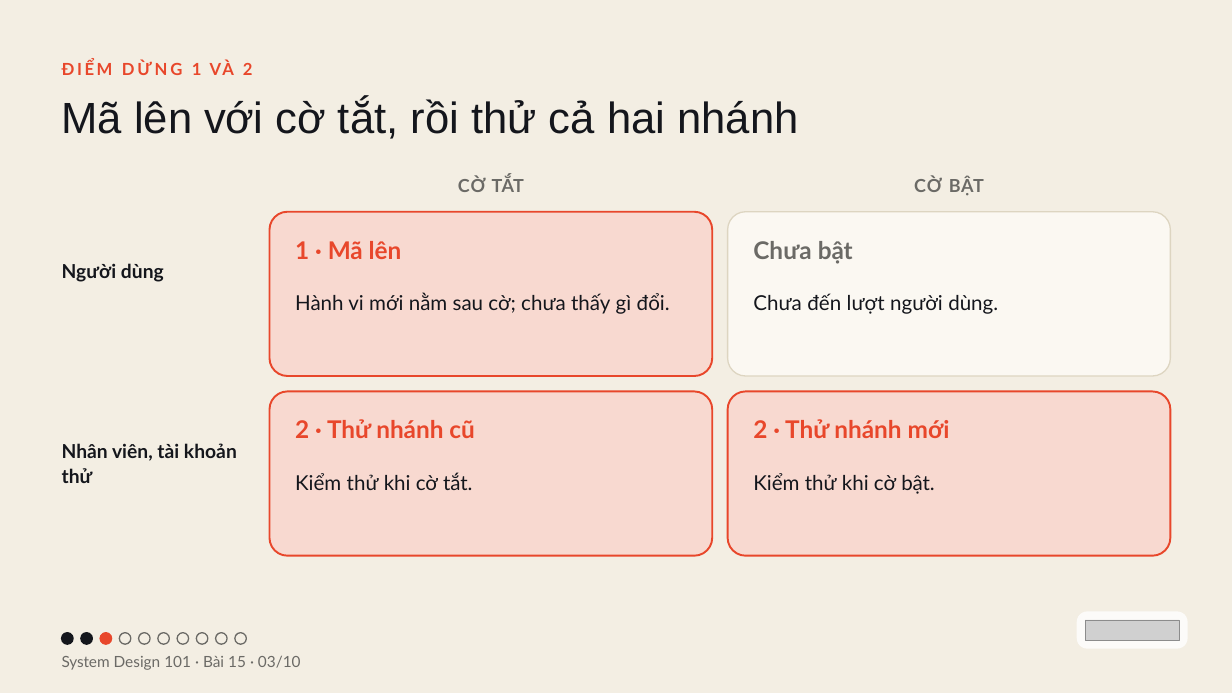
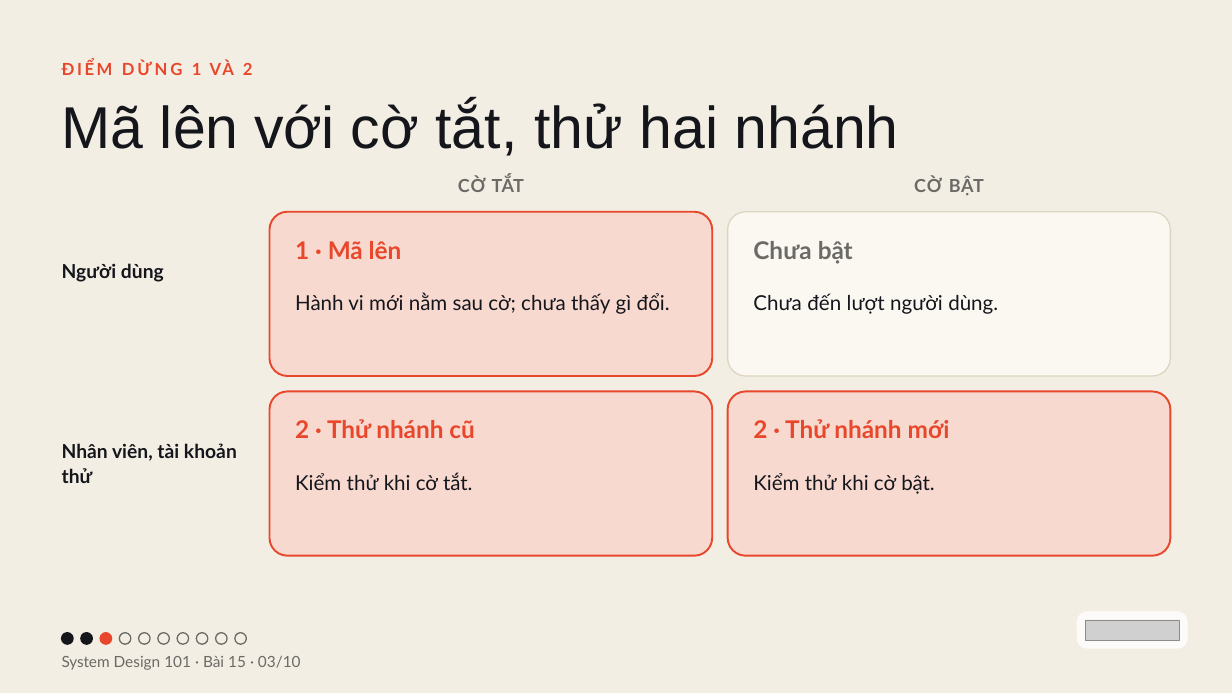
Before and after one commit to vohoailinh90/tool-marketing-studio, a slide deck: slide 3 of system-design-101/vi/lessons/sd-13-015/slides/sd-13-015.pptx. Drawn at 1232x693 pixels with LibreOffice and Linux fonts; fonts in the diff are those of the drawing; grey boxes stand for pictures. Boxes give left, top, right and bottom in pixels: in the first picture for what was removed or moved away, otherwise in the second. Text is boxed around its words. In the diff, an @@ line names an element or a change of style, - is before the commit and + after.

```diff
--- a/system-design-101/vi/lessons/sd-13-015/slides/sd-13-015.pptx
+++ b/system-design-101/vi/lessons/sd-13-015/slides/sd-13-015.pptx
@@ text at <box>62,101,899,156</box>: text changed; size 51 to 69 pt @@
-Mã lên với cờ tắt, rồi thử cả hai nhánh
+Mã lên với cờ tắt, thử hai nhánh
```
Also in this commit, not shown: 9 other slides changed, 4 other files.
